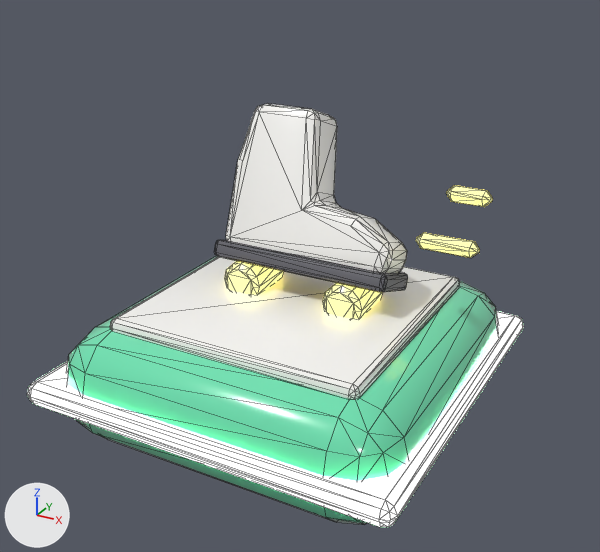
The glTF model godot/games/blastyard/art/models/pu_speed.glb as it was, and as the next commit left it.
Before and after are seen from a camera (50 mm lens) standing at (0.622, -1.11, 0.93) and looking at (0.026, -0.027, 0.388). The lights are fixed; the arrows at lower left show +X, +Y and +Z. The first picture is the older version. Mesh edges are drawn as thin lines. Vertices at exactly the same position are counted once.

Script lines for the objects in view, before the commit:
```python
me_pu_speed = bpy.data.meshes.new('pu_speed')
me_pu_speed.from_pydata(...)  # 504 vertices, 972 faces; spans x -0.32..0.32, y -0.32..0.32, z 0.12..0.633
# faces by material slot: [188, 108, 108, 272, 188, 108]
me_pu_speed.materials.append(mat_pu_shell_speed)  # green #6ce5b3
me_pu_speed.materials.append(mat_pu_glow_speed)  # green #bcffcb, glowing green #bcffcb
me_pu_speed.materials.append(mat_pu_face)  # white #faf9f6
me_pu_speed.materials.append(mat_skate_wheel)  # yellow #ffed7c, glowing yellow #ffed7c
me_pu_speed.materials.append(mat_skate_boot)  # white #faf9f6
me_pu_speed.materials.append(mat_skate_sole)  # dark grey #616169
ob_pu_speed = bpy.data.objects.new('pu_speed', me_pu_speed)
ob_pu_speed.location = (0.0, 0.0, 0.0)
```
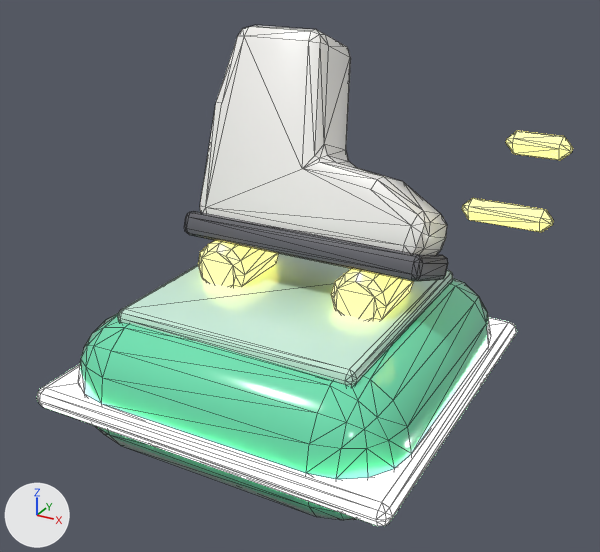
Location of each change, [x1, y1, x2, y2] in pixels of the pictures (600 x 552 px; the box of a moved part takes in the faces that stretch with it):
'pu_speed', reshaped (8% wider, 18% taller)
    before: [27, 104, 524, 527]
    after: [37, 25, 573, 526]
part 1 of me_pu_speed, moved or reshaped
    before: [27, 311, 524, 527]
    after: [37, 318, 517, 526]
part 2 of me_pu_speed, moved or reshaped
    before: [110, 257, 460, 400]
    after: [118, 253, 453, 386]
part 3 of me_pu_speed, moved or reshaped
    before: [226, 104, 407, 273]
    after: [200, 25, 447, 255]
part 4 of me_pu_speed, moved or reshaped
    before: [225, 261, 284, 295]
    after: [198, 240, 278, 287]
part 5 of me_pu_speed, moved or reshaped
    before: [323, 283, 383, 319]
    after: [331, 269, 413, 320]
part 6 of me_pu_speed, moved or reshaped
    before: [416, 233, 480, 258]
    after: [462, 198, 554, 232]
part 7 of me_pu_speed, moved or reshaped
    before: [447, 185, 493, 207]
    after: [506, 131, 573, 160]
part 8 of me_pu_speed, moved or reshaped
    before: [214, 240, 408, 292]
    after: [184, 211, 448, 281]
part 9 of me_pu_speed, rebuilt
    before: [66, 256, 499, 524]
    after: [78, 278, 491, 520]

The edits, one by one:
Material 'pu_face_speed' (mat_pu_face_speed) is new.
Its base color is (0.618, 0.901, 0.752) (pale green #cef4e1).
Its roughness is 0.3.
Its coat weight is 0.8.
Its coat roughness is 0.08.
me_pu_speed is used by ob_pu_speed; location (0.0, 0.0, 0.0).
me_pu_speed had 504 vertices, 972 faces and spanned x -0.32..0.32, y -0.32..0.32, z 0.12..0.633.
me_pu_speed now has 560 vertices, 1084 faces and spans x -0.31..0.398, y -0.31..0.31, z 0.1..0.755.
me_pu_speed part 1: the loose piece of 56 vertices spanning x -0.32..0.32, y -0.32..0.32, z 0.2..0.24 is scaled about its middle by (0.971, 0.971, 0.87), then moved by (0.0, 0.0, -0.01).
me_pu_speed part 2: the loose piece of 56 vertices spanning x -0.22..0.22, y -0.22..0.22, z 0.305..0.335 is scaled about its middle by (0.953, 0.953, 1), then moved by (0.0, 0.0, 0.015), in mat_pu_face_speed (pale green #cef4e1).
me_pu_speed part 3: the loose piece of 96 vertices spanning x -0.14..0.166, y -0.004..0.164, z 0.376..0.633 is scaled about its middle by 1.35, then moved by (0.005, 0.021, 0.078).
me_pu_speed part 4: the loose piece of 48 vertices spanning x -0.125..-0.055, y -0.03..0.07, z 0.315..0.385 is scaled about its middle by 1.35, then moved by (-0.032, 0.0, 0.024).
me_pu_speed part 5: the loose piece of 48 vertices spanning x 0.065..0.135, y -0.03..0.07, z 0.315..0.385 is scaled about its middle by 1.35, then moved by (0.035, 0.0, 0.024).
me_pu_speed part 6: the loose piece of 24 vertices spanning x 0.19..0.29, y 0.046..0.076, z 0.439..0.466 is scaled about its middle by 1.35, then moved by (0.084, 0.014, 0.059).
me_pu_speed part 7: the loose piece of 24 vertices spanning x 0.225..0.295, y 0.074..0.104, z 0.514..0.541 is scaled about its middle by 1.35, then moved by (0.091, 0.024, 0.086).
me_pu_speed part 8: the loose piece of 56 vertices spanning x -0.15..0.17, y -0.019..0.089, z 0.352..0.412 is scaled about its middle by 1.35, then moved by (0.003, 0.005, 0.035).
me_pu_speed part 9: the loose piece of 96 vertices spanning x -0.3..0.3, y -0.3..0.3, z 0.12..0.32 is rebuilt with 152 vertices and now spans x -0.29..0.29, y -0.29..0.29, z 0.1..0.34.
me_pu_speed no longer uses material mat_pu_face (white #faf9f6).
me_pu_speed gains material mat_pu_face_speed (pale green #cef4e1).
